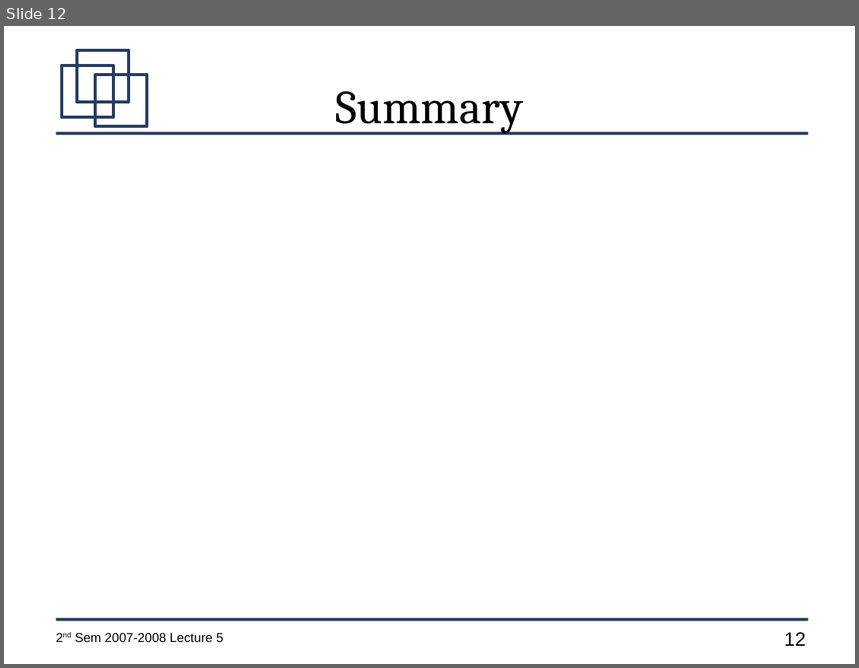
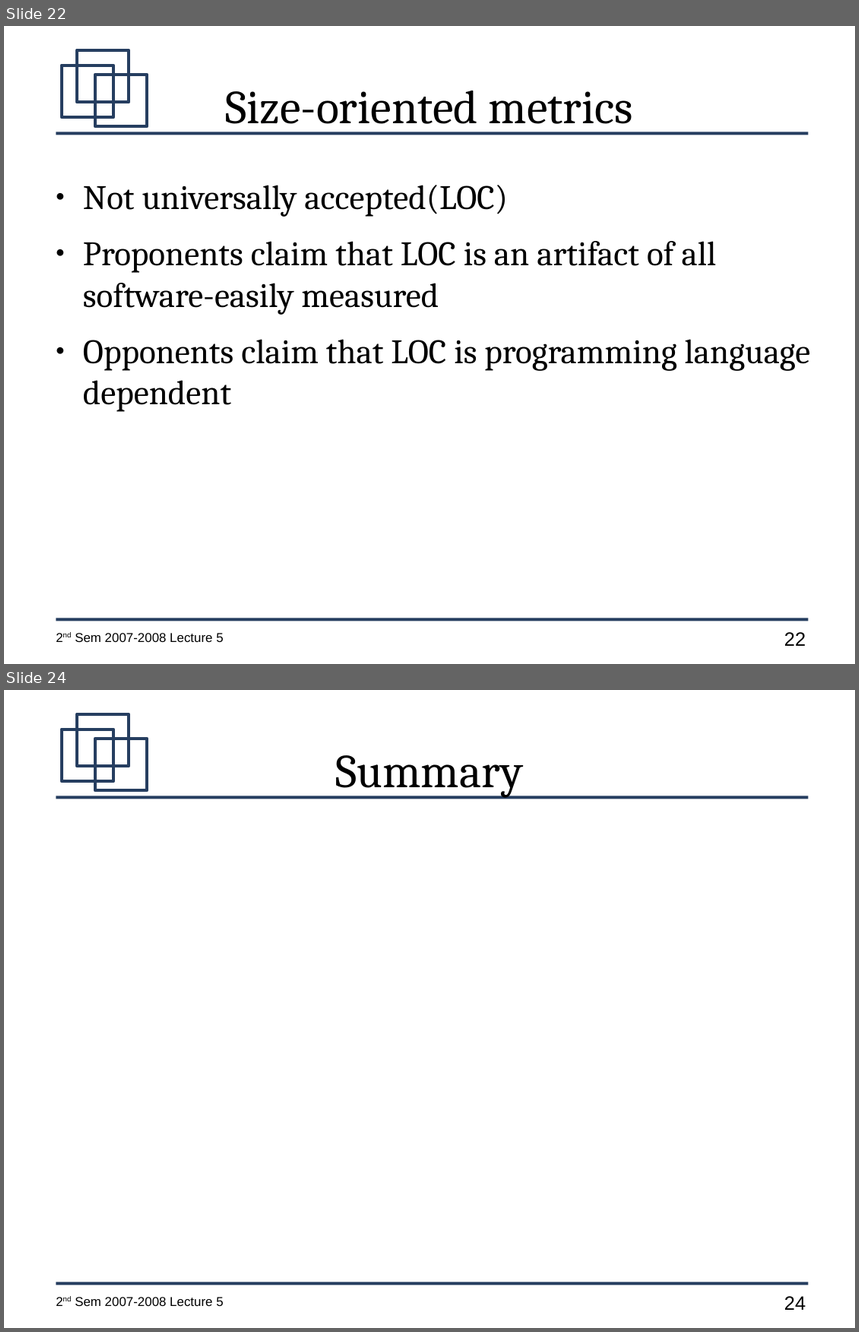
Before and after one commit to jachermocilla/jach-homepage, a slide deck: CMSC128-2nd-Sem-2007-L5.odp. Shown one above the other, each under a label of ours: slide 12 before the commit, slides 22 and 24 after it; the slides between them are not shown. The pictures are 859x668 and 859x1332 pixels, drawn with LibreOffice and Linux fonts; fonts in the diff are those of the drawing. Boxes give left, top, right and bottom in pixels: in the first picture for what was removed or moved away, otherwise in the second. Text is boxed around its words. In the diff, an @@ line names an element or a change of style, - is before the commit and + after.

```diff
--- a/CMSC128-2nd-Sem-2007-L5.odp
+++ b/CMSC128-2nd-Sem-2007-L5.odp
@@ slide 22 added at <box>4,26,855,664</box>, background #FFFFFF; not listed: 7 template elements that a slide beside it also shows @@
@@ title added at <box>225,91,633,134</box>, 44 pt, text #000000 @@
+Size-oriented metrics
@@ text added at <box>83,185,810,412</box>, 32 pt, text #000000 @@
+● Not universally accepted(LOC)
+● Proponents claim that LOC is an artifact of all software-easily measured
+● Opponents claim that LOC is programming language dependent
@@ what was slide 12 is now slide 24 @@
@@ page number at <box>785,1296,806,1310</box>: text changed @@
-12
+24
```
Also in this commit, not shown: 4 slides changed, 11 other slides added.
